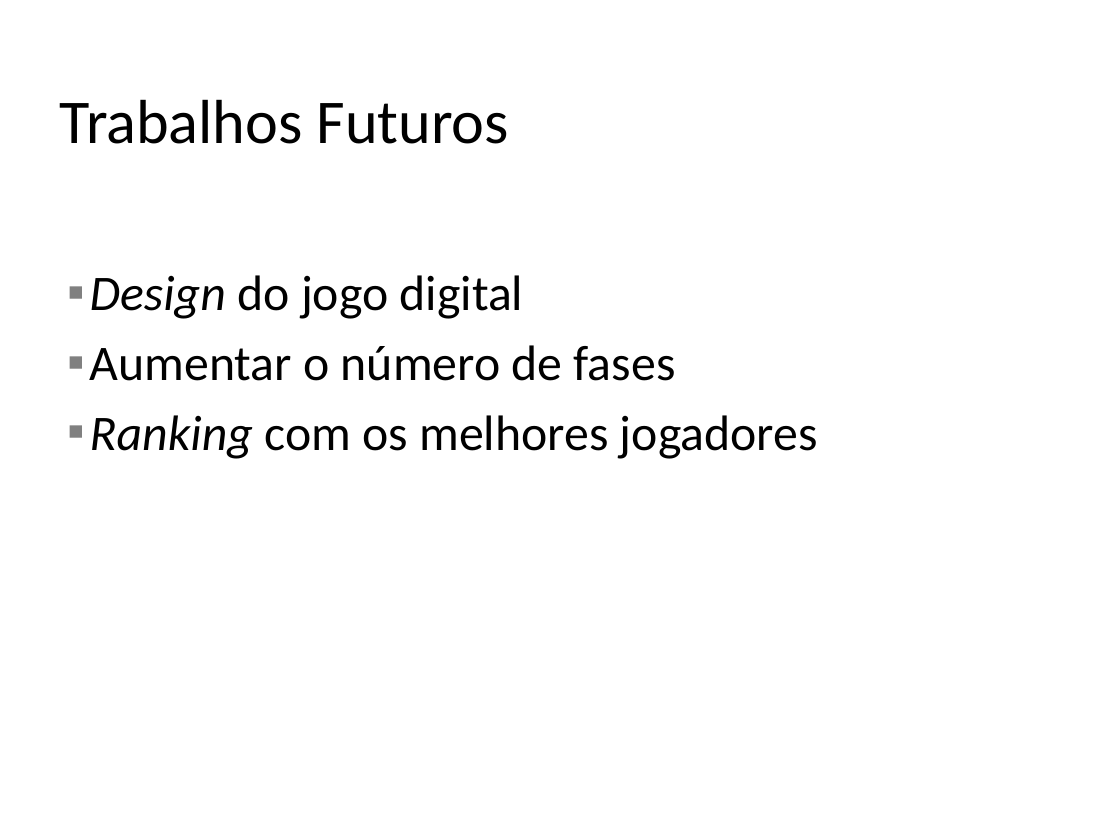
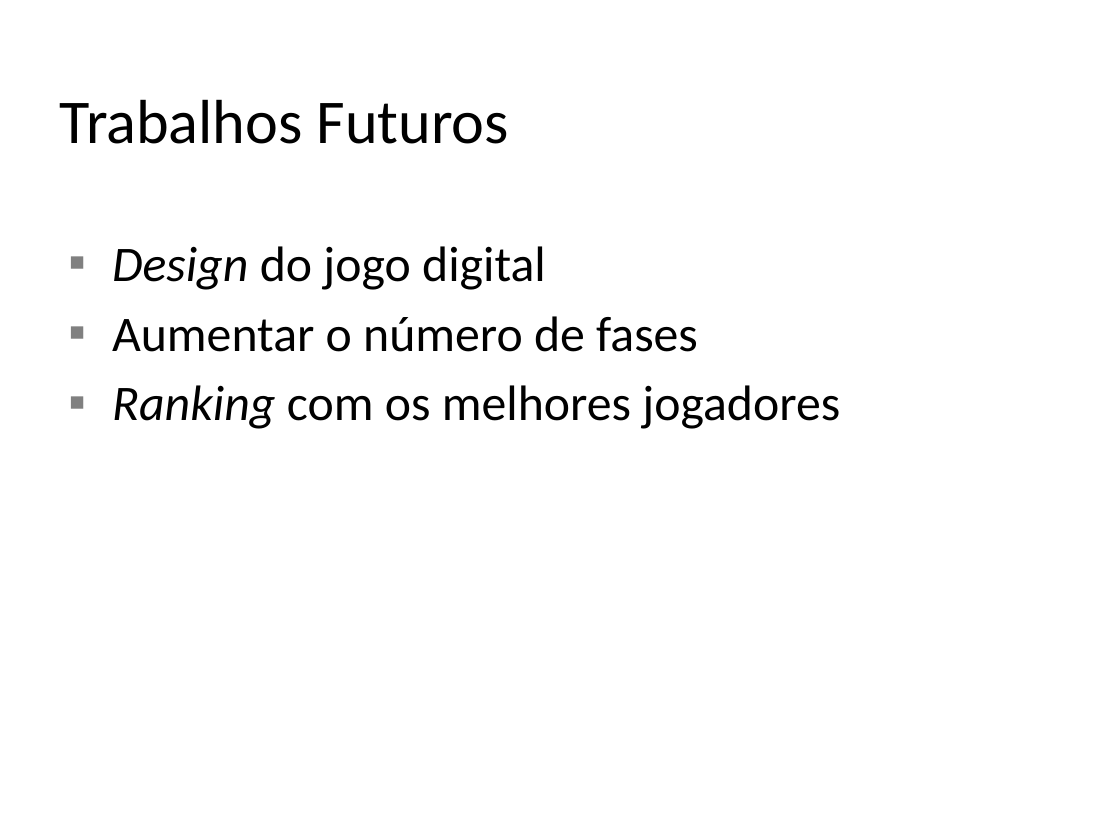
Before and after one commit to zehamarall/tcc, a slide deck: slide 23 of Doc/Apresentacao TCCII.pptx (slide 21 before the commit). Drawn at 1120x840 pixels with LibreOffice and Linux fonts; fonts in the diff are those of the drawing; background and template pictures are left out. Boxes give left, top, right and bottom in pixels: in the first picture for what was removed or moved away, otherwise in the second. Text is boxed around its words. In the diff, an @@ line names an element or a change of style, - is before the commit and + after.

```diff
--- a/Doc/Apresentacao TCCII.pptx
+++ b/Doc/Apresentacao TCCII.pptx
@@ text "Design do jogo digital": place and size @@
-text "Design do jogo digital" at (90,275,818,459)
+text "Design do jogo digital" at (112,246,840,429)
@@ text "Design do jogo digital" at (112,246,840,429): indent changed; vertical alignment middle to top @@
```
Also in this commit, not shown: 10 other slides changed, 12 slides added, 10 slides removed, 1 other file.
